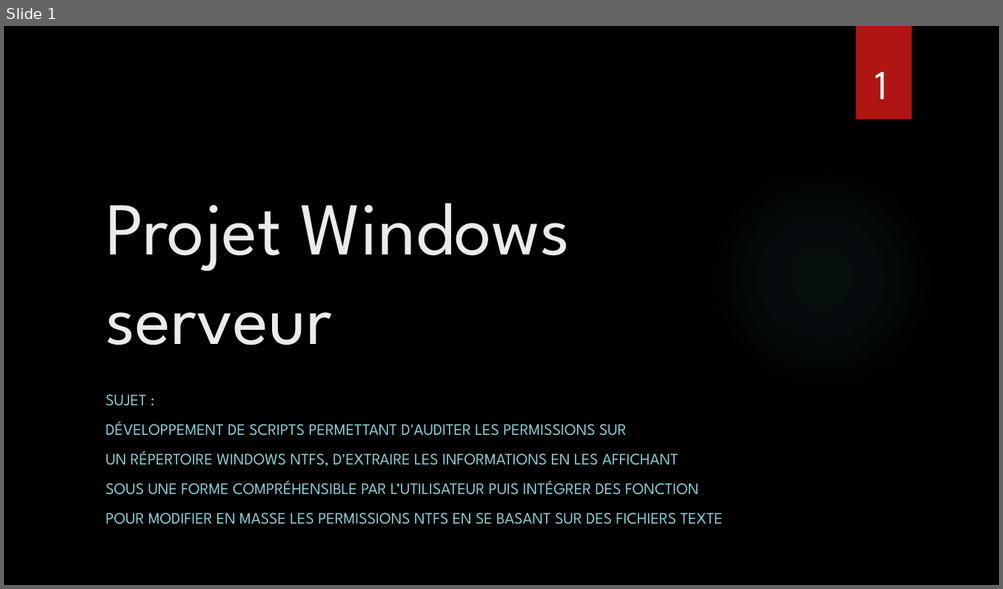
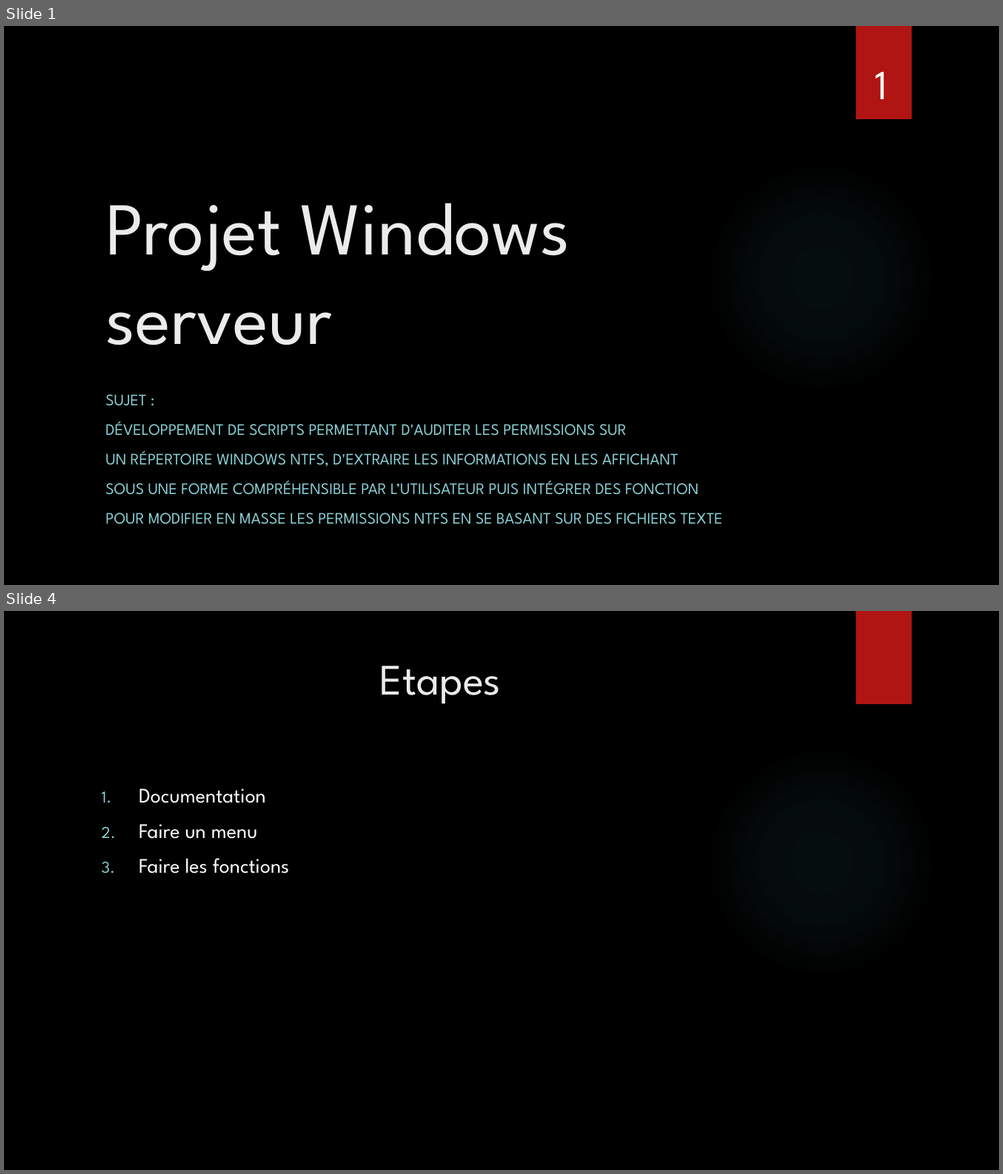
Before and after one commit to FernandezBenjamin/Admin-Windows-Server, a slide deck: Projet_Windows_serveur.pptx. Shown one above the other, each under a label of ours: slide 1 before the commit, slides 1 and 4 after it; the slides between them are not shown. The pictures are 1003x589 and 1003x1174 pixels, drawn with LibreOffice and Linux fonts; fonts in the diff are those of the drawing; background and template pictures are left out. Boxes give left, top, right and bottom in pixels: in the first picture for what was removed or moved away, otherwise in the second. Text is boxed around its words. In the diff, an @@ line names an element or a change of style, - is before the commit and + after.

```diff
--- a/Projet_Windows_serveur.pptx
+++ b/Projet_Windows_serveur.pptx
@@ slide 4 added at box(4, 611, 999, 1170), background picture (left out); not listed: 2 template elements that a slide beside it also shows @@
@@ title added at box(380, 666, 501, 704), 42 pt, text #EBEBEB @@
+Etapes
@@ text added at box(139, 789, 290, 874), 20 pt, text #FFFFFF @@
+1. Documentation
+2. Faire un menu
+3. Faire les fonctions
```
Also in this commit, not shown: 2 slides changed, 1 other slide added.
